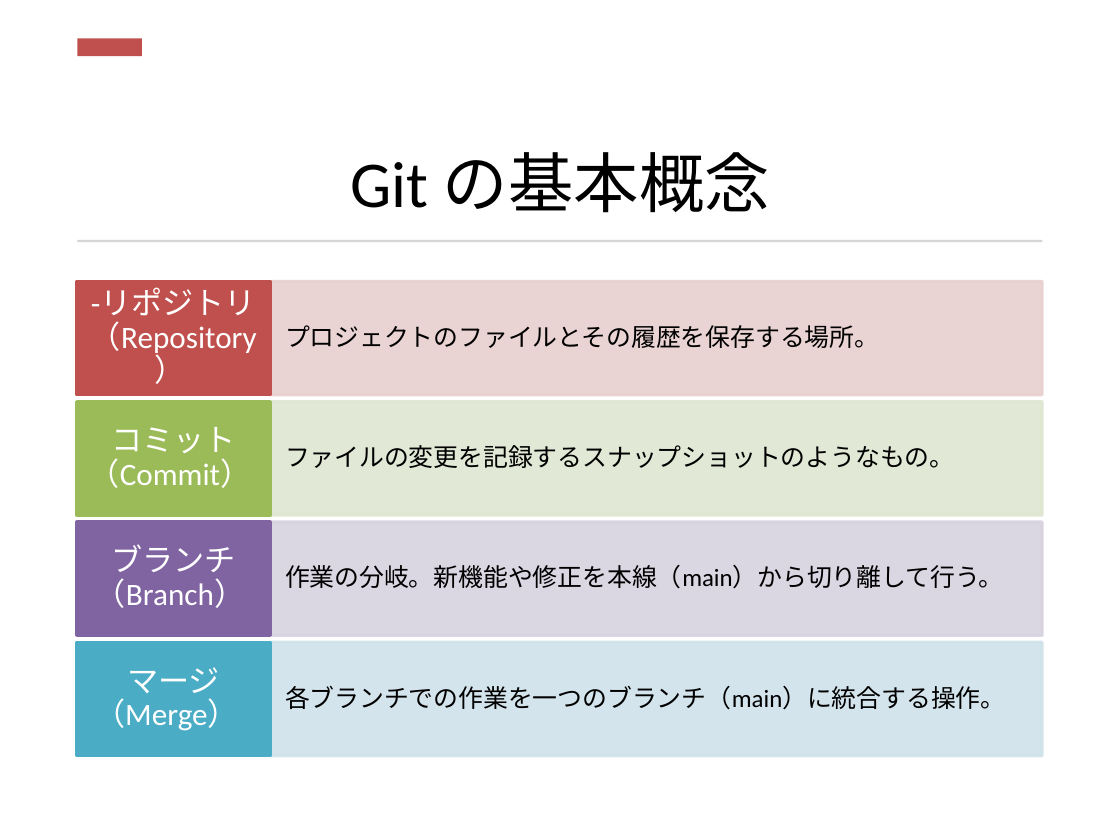
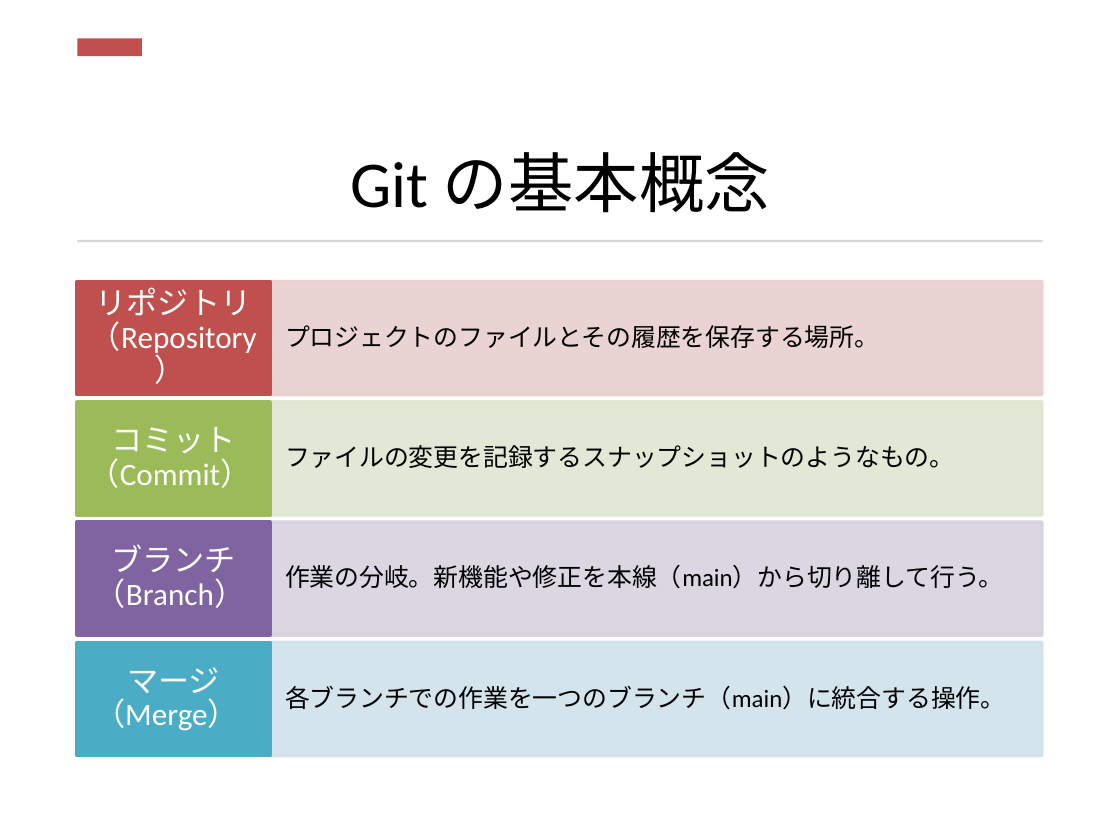
Before and after one commit to pyxudev/SenjuMeetupDocs, a slide deck: slide 6 of GitHub/GitHub_HandsOn.pptx. Drawn at 1120x840 pixels with LibreOffice and Linux fonts; fonts in the diff are those of the drawing. Boxes give left, top, right and bottom in pixels: in the first picture for what was removed or moved away, otherwise in the second. Text is boxed around its words. In the diff, an @@ line names an element or a change of style, - is before the commit and + after.

Commit message:
modified ppt file

```diff
--- a/GitHub/GitHub_HandsOn.pptx
+++ b/GitHub/GitHub_HandsOn.pptx
@@ text at <box>90,287,257,356</box>: text changed @@
--リポジトリ（Repository）
+リポジトリ（Repository）
```
